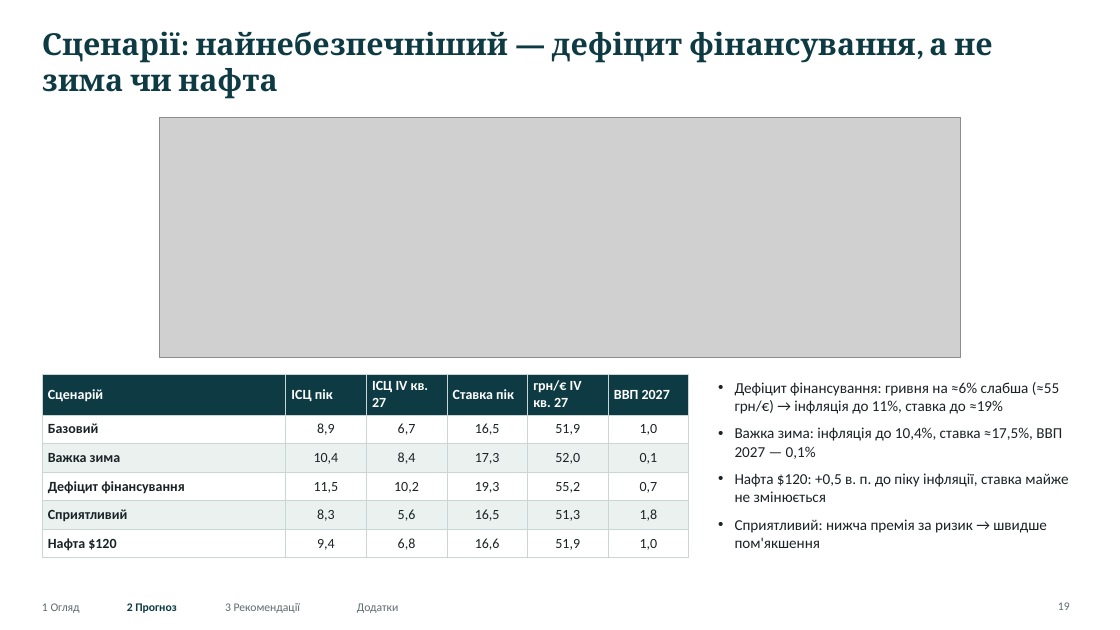
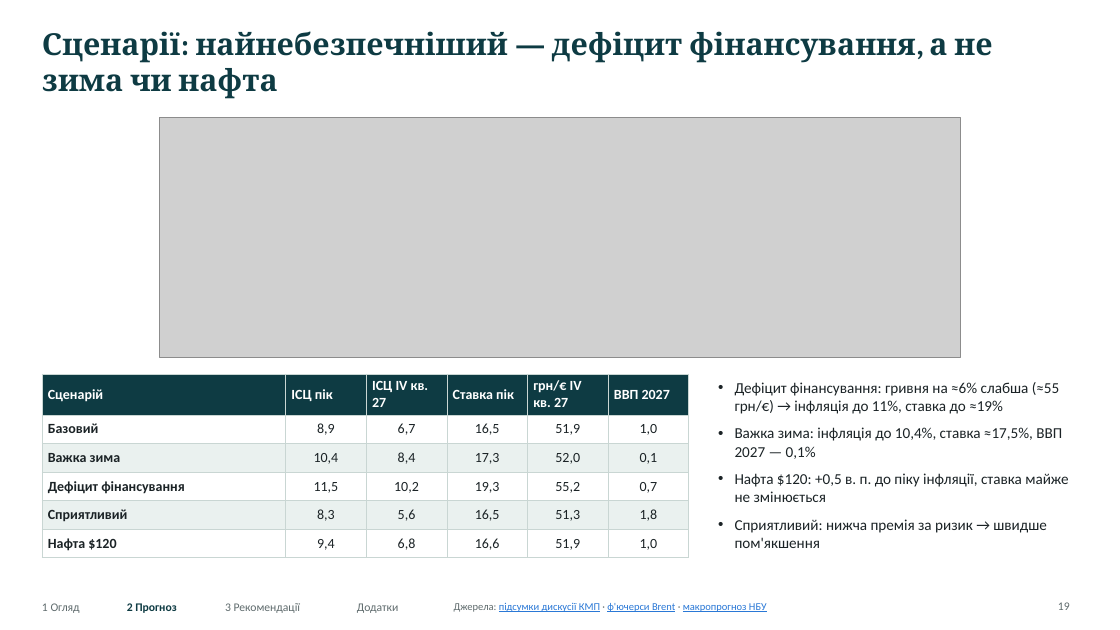
Before and after one commit to caplitt/nbu-challenge-2026, a slide deck: slide 19 of presentation/NBU_University_Challenge_2026.pptx. Drawn at 1120x630 pixels with LibreOffice and Linux fonts; fonts in the diff are those of the drawing; grey boxes stand for pictures. Boxes give left, top, right and bottom in pixels: in the first picture for what was removed or moved away, otherwise in the second. Text is boxed around its words. In the diff, an @@ line names an element or a change of style, - is before the commit and + after.

```diff
--- a/presentation/NBU_University_Challenge_2026.pptx
+++ b/presentation/NBU_University_Challenge_2026.pptx
@@ text added at (x1=454, y1=603, x2=767, y2=612), 9 pt, text #2A78D6, underline @@
+Джерела: підсумки дискусії КМП · ф'ючерси Brent · макропрогноз НБУ
```
Also in this commit, not shown: 25 other slides changed, 13 other files.
